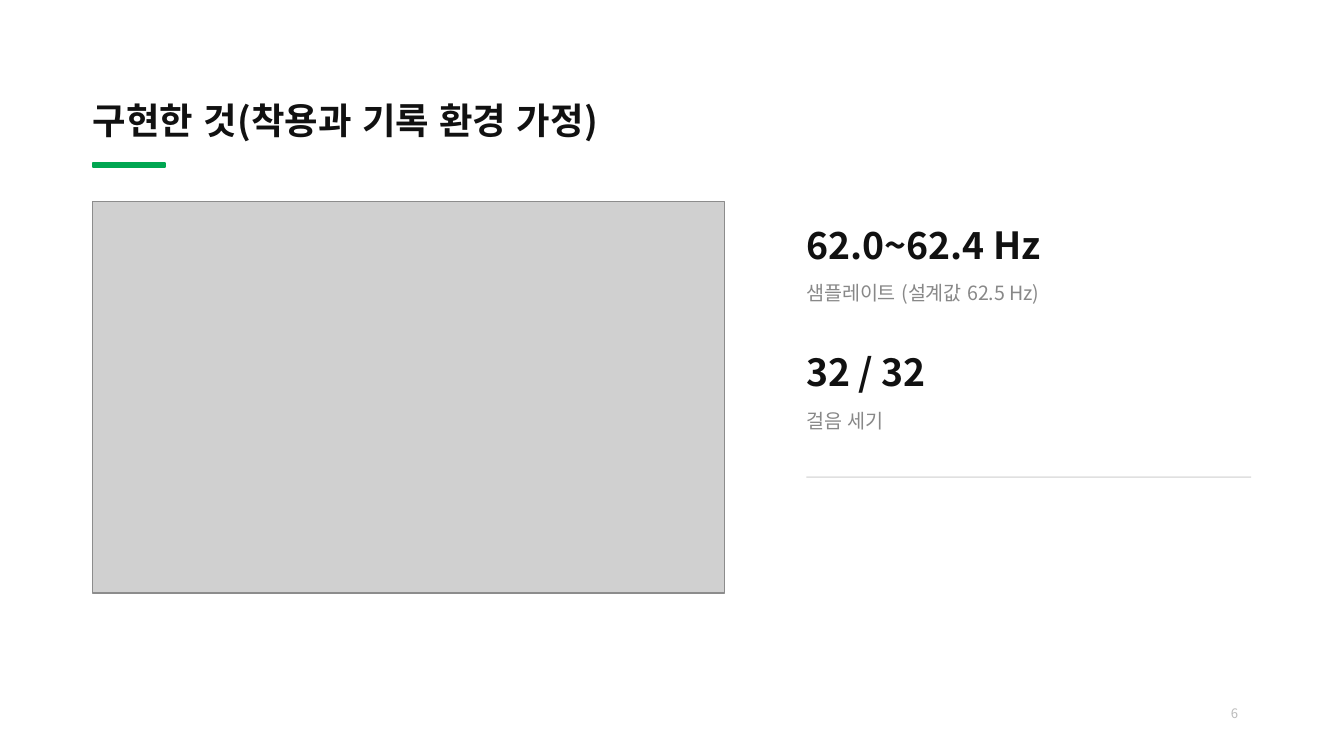
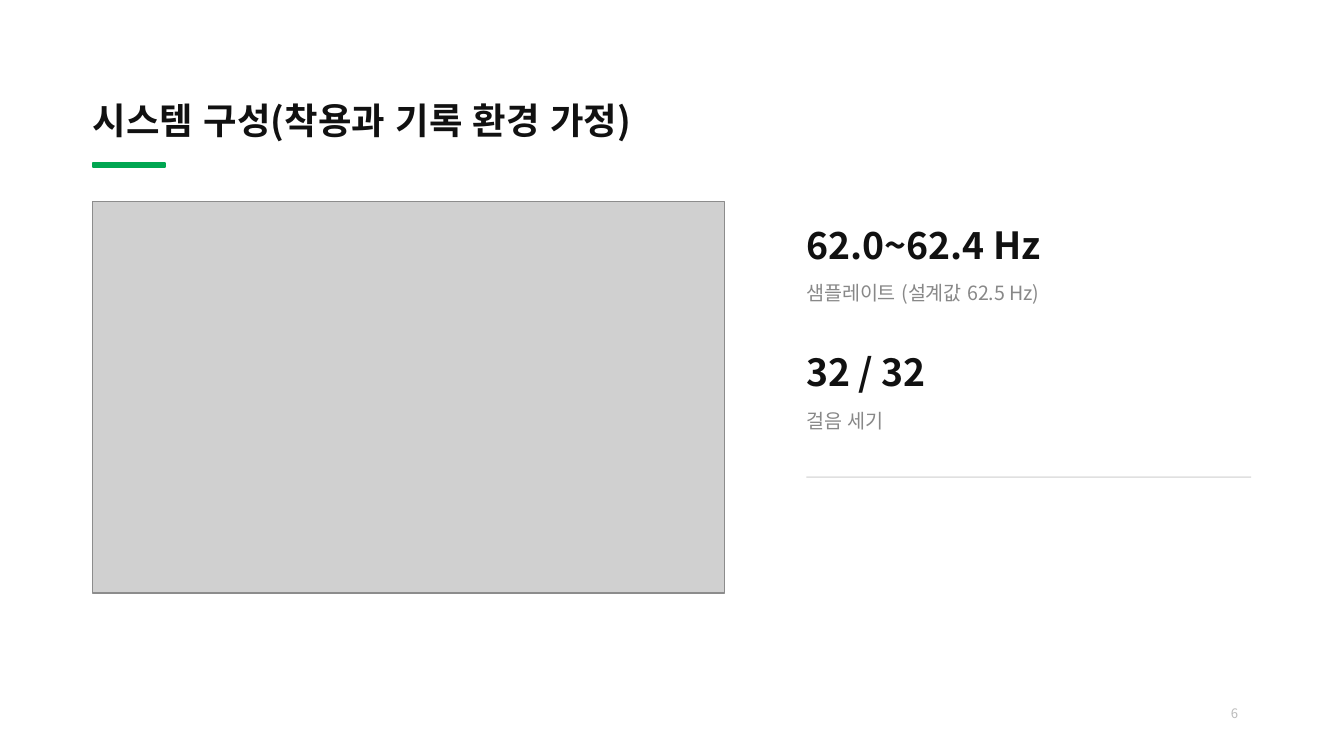
Before and after one commit to bell-ha/fog-cue, a slide deck: slide 6 of 2_중간발표/32203482이종하_개인맞춤형디바이스개발_중간발표.pptx. Drawn at 1344x756 pixels with LibreOffice and Linux fonts; fonts in the diff are those of the drawing; grey boxes stand for pictures. Boxes give left, top, right and bottom in pixels: in the first picture for what was removed or moved away, otherwise in the second. Text is boxed around its words. In the diff, an @@ line names an element or a change of style, - is before the commit and + after.

```diff
--- a/2_중간발표/32203482이종하_개인맞춤형디바이스개발_중간발표.pptx
+++ b/2_중간발표/32203482이종하_개인맞춤형디바이스개발_중간발표.pptx
@@ title at (x1=93, y1=103, x2=631, y2=141): text changed @@
-구현한 것(착용과 기록 환경 가정)
+시스템 구성(착용과 기록 환경 가정)
```
Also in this commit, not shown: 10 other slides changed, 3 other files.
